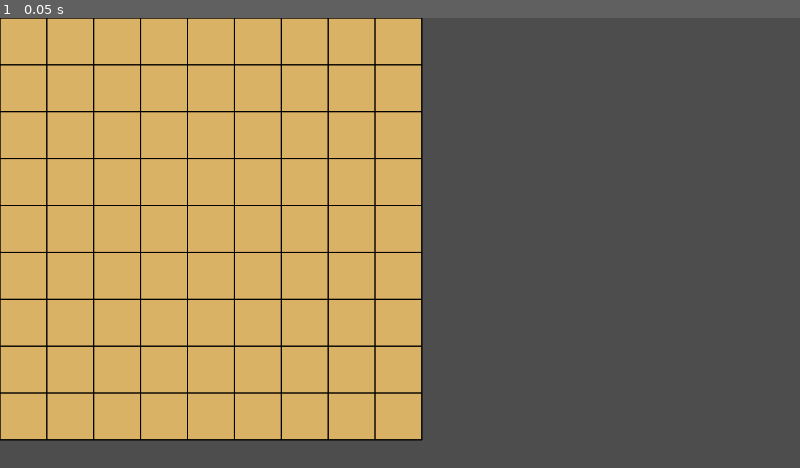
Above: before the commit, frame 1.
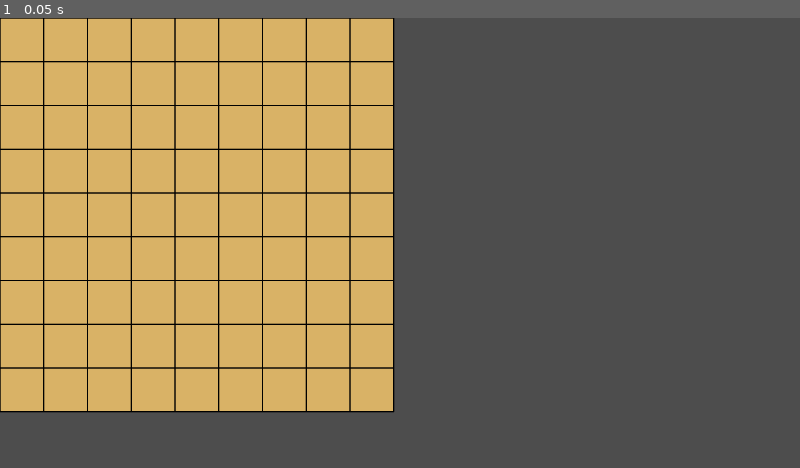
Above: after the commit, the same moment.

Repository: oruponu/project_ryoran
Game: Godot game, scene res://board.tscn
Same seed, same stepped clock (60 frames per second), same inputs: the game is played once before the commit and once after it. This scene is started directly instead of the project's main scene.
Inputs:
- Up to frame 1 (0.05 s): no input

The runs differ from the first frame. In frame 1, 12% of the frame differs, in the area x 0-53%, y 0-94%.

Commit message:
将棋盤のサイズを調整

Diff:
--- a/board.gd
+++ b/board.gd
@@ -1,7 +1,7 @@
 extends Node2D
 
 
-const GRID_SIZE = 75
+const GRID_SIZE = 70
 const COLS = 9
 const ROWS = 9
 const BOARD_COLOR = Color(0.85, 0.7, 0.4)
